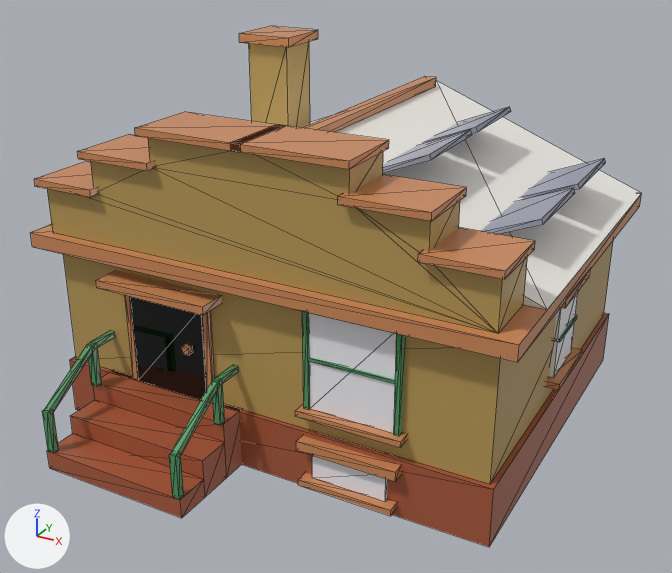
One commit to the glTF model assets/managed-models/buildings/house-1x1-1f-dutch-a-solar/house-1x1-1f-dutch-a-solar.glb: the scene before it, then after it.
Both versions are drawn from a 50 mm lens placed at (0.859, -1.563, 1.05), pointed at (0.018, -0.033, 0.285). Every picture has the same lights, and +X, +Y and +Z are marked at lower left. The older version comes first. Mesh edges are drawn as thin lines. Vertices at exactly the same position are counted once.

The first picture shows 'house-1x1-1f-dutch-a-solar'.
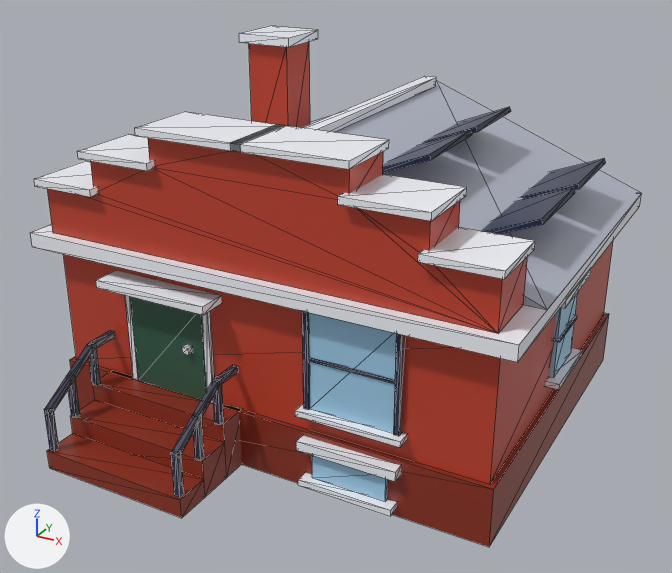
Pixel boxes (x1, y1, x2, y2) of what changed, in the pictures (672 x 573 px; the box of a moved part takes in the faces that stretch with it):
part 1 of me_house_1x1_1f_dutch_a_solar, moved or reshaped: before (88, 343, 102, 386); after (66, 375, 80, 418)
part 2 of me_house_1x1_1f_dutch_a_solar, moved or reshaped: before (212, 379, 225, 425); after (87, 341, 101, 386)
part 3 of me_house_1x1_1f_dutch_a_solar, moved or reshaped: before (169, 452, 184, 499); after (171, 452, 184, 498)
part 4 of me_house_1x1_1f_dutch_a_solar, added: after (192, 415, 204, 460)
part 5 of me_house_1x1_1f_dutch_a_solar, added: after (212, 377, 224, 425)
part 6 of me_house_1x1_1f_dutch_a_solar, moved or reshaped: before (42, 409, 59, 453); after (44, 408, 59, 452)
part 7 of me_house_1x1_1f_dutch_a_solar, surface changed: (30, 26, 642, 547) in both

The change in detail:
me_house_1x1_1f_dutch_a_solar is used by ob_house_1x1_1f_dutch_a_solar; location (0.0, 0.0, 0.0).
Verts and faces of me_house_1x1_1f_dutch_a_solar; kept vertices keep their numbers, new ones are numbered from 502.
Before the commit, vertices of me_house_1x1_1f_dutch_a_solar: 418 (-0.357, -0.5, 0.04) at pixel (48, 451), 419 (-0.343, -0.5, 0.04) at pixel (53, 453), 420 (-0.343, -0.486, 0.04) at pixel (58, 449), 421 (-0.357, -0.486, 0.04), 422 (-0.357, -0.5, 0.13) at pixel (42, 410).
Before the commit, vertices of me_house_1x1_1f_dutch_a_solar: 423 (-0.343, -0.5, 0.13) at pixel (47, 412), 424 (-0.343, -0.486, 0.13) at pixel (53, 409), 425 (-0.357, -0.486, 0.13).
me_house_1x1_1f_dutch_a_solar had 502 vertices, 800 faces and spanned x -0.5..0.5, y -0.5..0.495, z 0.0..0.73.
me_house_1x1_1f_dutch_a_solar now has 518 vertices, 824 faces and spans x -0.5..0.5, y -0.5..0.495, z 0.0..0.73.
me_house_1x1_1f_dutch_a_solar part 1: the loose piece of 8 vertices spanning x -0.357..-0.343, y -0.367..-0.353, z 0.12..0.21 is moved by (0.0, -0.065, -0.039).
me_house_1x1_1f_dutch_a_solar part 2: the loose piece of 8 vertices spanning x -0.057..-0.043, y -0.367..-0.353, z 0.12..0.21 is moved by (-0.3, 0.0, 0.001).
me_house_1x1_1f_dutch_a_solar part 3: the loose piece of 8 vertices spanning x -0.057..-0.043, y -0.5..-0.486, z 0.04..0.13 is moved by (0.0, 0.003, 0.001).
me_house_1x1_1f_dutch_a_solar part 4: a new loose piece, a box spanning x -0.056..-0.044, y -0.431..-0.419, z 0.08..0.172, in mat_m_house_1x1_1f_dutch_a_solar.
me_house_1x1_1f_dutch_a_solar part 5: a new loose piece, a box spanning x -0.056..-0.044, y -0.366..-0.354, z 0.12..0.212, in mat_m_house_1x1_1f_dutch_a_solar.
Part 6, on me_house_1x1_1f_dutch_a_solar:
Vertex 418 moves to (-0.356, -0.496, 0.04), pixel (50, 450).
Vertex 419 moves to (-0.344, -0.496, 0.04), pixel (54, 451).
Vertex 420 moves to (-0.344, -0.484, 0.04), pixel (59, 448).
Vertex 421 moves to (-0.356, -0.484, 0.04).
Vertex 422 moves to (-0.356, -0.496, 0.132), pixel (44, 408).
Vertex 423 moves to (-0.344, -0.496, 0.132), pixel (48, 410).
Vertex 424 moves to (-0.344, -0.484, 0.132), pixel (53, 407).
Vertex 425 moves to (-0.356, -0.484, 0.132).
me_house_1x1_1f_dutch_a_solar part 7: 764 kept faces spanning x -0.5..0.5, y -0.5..0.495, z 0.0..0.73 get new texture (UV) coordinates.
